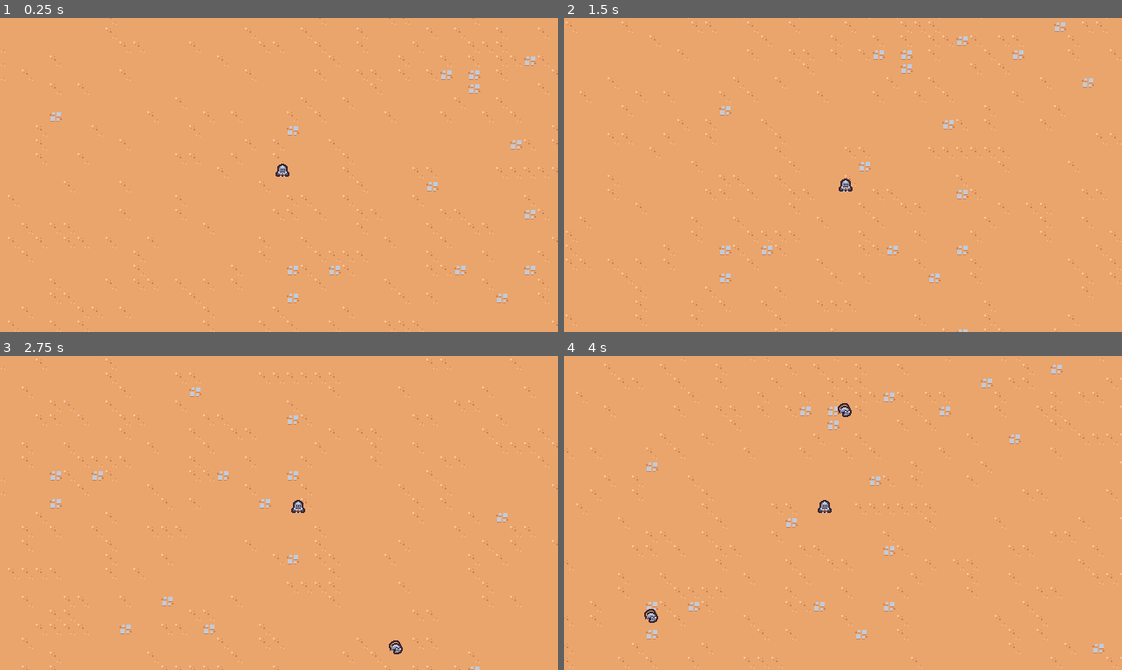
Above: before the commit, frames 1-4 (two rows, left to right).
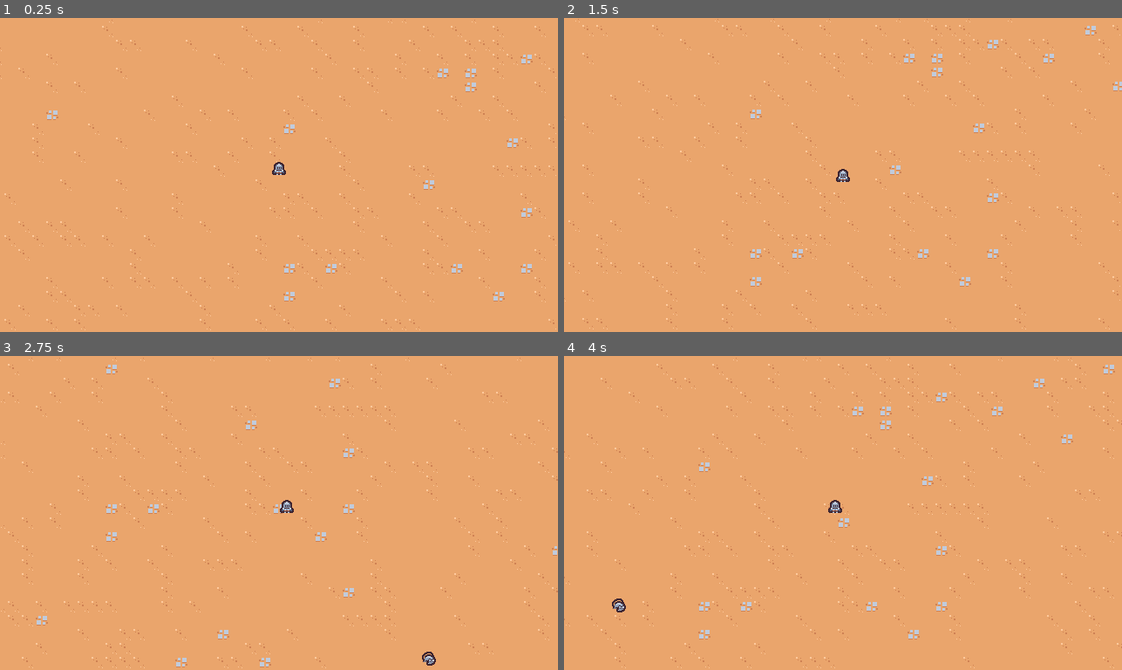
Above: after the commit, the same moments.

Repository: Marllon-Freitas/rogue-like-style-game
Game: Godot game, scene res://scenes/main/main.tscn
The game is run twice, just before and just after one commit, with the same random seed, the same clock (stepped at 60 frames per second) and the same inputs.
Inputs:
- Up to frame 1 (0.25 s): no input
- Up to frame 2 (1.5 s): hold D (move_right) 0.53-1.28 s; hold S (move_down) from 1.28 s (still down)
- Up to frame 3 (2.75 s): release S (move_down) at 2.03 s; hold D (move_right) from 2.03 s (still down)
- Up to frame 4 (4 s): release D (move_right) at 2.78 s; hold W (move_up) 2.78-3.53 s; hold A (move_left) from 3.53 s (still down)

The runs differ from the first frame. In frame 1, 2.8% of the frame differs, in the area x 0-100%, y 0-100%; in frame 2, 3.4%; in frame 3, 3.3%; in frame 4, 3.8%.

Commit message:
feat: improving game feel

Diff:
--- a/project.godot
+++ b/project.godot
@@ -53,6 +53,7 @@
 2d_physics/layer_1="Terrain"
 2d_physics/layer_2="Player"
 2d_physics/layer_3="Enemy"
+2d_physics/layer_4="EnemyCollision"
 
 [rendering]
 
--- a/scenes/basic_enemy/basic_enemy.gd
+++ b/scenes/basic_enemy/basic_enemy.gd
@@ -1,6 +1,6 @@
 extends CharacterBody2D
 
-const MAX_SPEED: int = 75
+const MAX_SPEED: int = 50
 
 
 # Called when the node enters the scene tree for the first time.
--- a/scenes/basic_enemy/basic_enemy.tscn
+++ b/scenes/basic_enemy/basic_enemy.tscn
@@ -10,7 +10,9 @@
 radius = 5.0
 
 [node name="BasicEnemy" type="CharacterBody2D" groups=["enemy"]]
-collision_layer = 0
+collision_layer = 8
+collision_mask = 9
+motion_mode = 1
 script = ExtResource("1_3h3tl")
 
 [node name="Area2D" type="Area2D" parent="."]
--- a/scenes/game_camera/game_camera.gd
+++ b/scenes/game_camera/game_camera.gd
@@ -11,7 +11,7 @@
 # Called every frame. 'delta' is the elapsed time since the previous frame.
 func _process(delta):
 	aquire_target()
-	global_position = global_position.lerp(target_position, 1.0 - exp(-delta * 10))
+	global_position = global_position.lerp(target_position, 1.0 - exp(-delta * 20))
 
 
 func aquire_target():
--- a/scenes/player/player.gd
+++ b/scenes/player/player.gd
@@ -1,6 +1,7 @@
 extends CharacterBody2D
 
-const MAX_SPEED = 200
+const MAX_SPEED = 150
+const ACCELERATION_SMOOTHING = 25
 
 
 # Called when the node enters the scene tree for the first time.
@@ -9,9 +10,11 @@
 
 
 # Called every frame. 'delta' is the elapsed time since the previous frame.
-func _process(_delta):
+func _process(delta):
 	var movement_vector = get_movement_vector()
-	velocity = movement_vector * MAX_SPEED
+	var direction = movement_vector.normalized()
+	var taret_velocity = direction * MAX_SPEED
+	velocity = velocity.lerp(taret_velocity, 1 - exp(-delta * ACCELERATION_SMOOTHING))
 	move_and_slide()
 
 
--- a/scenes/player/player.tscn
+++ b/scenes/player/player.tscn
@@ -9,6 +9,7 @@
 
 [node name="Player" type="CharacterBody2D" groups=["player"]]
 collision_layer = 0
+motion_mode = 1
 script = ExtResource("1_qku45")
 
 [node name="AbilityManager" type="Node" parent="."]
